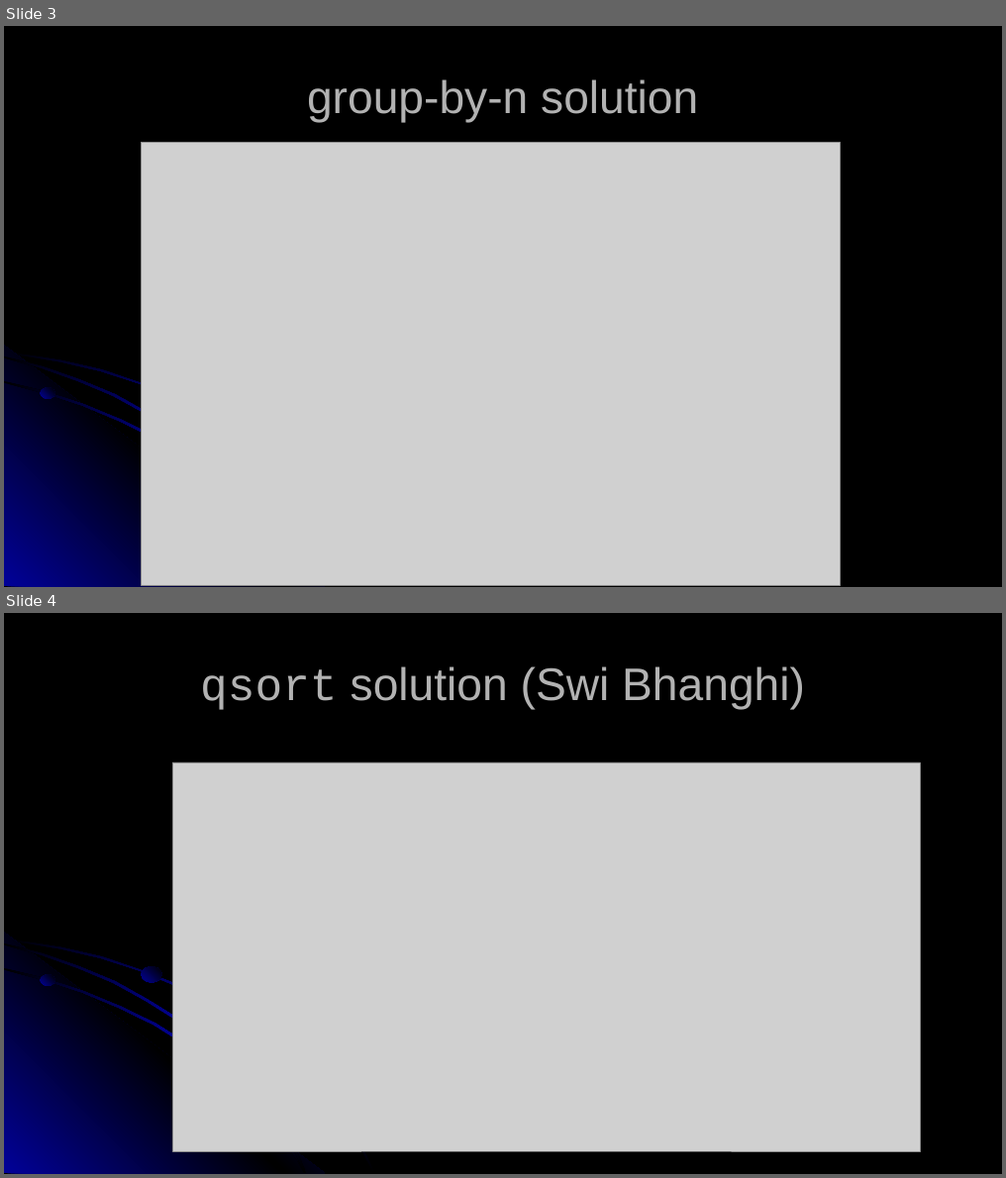
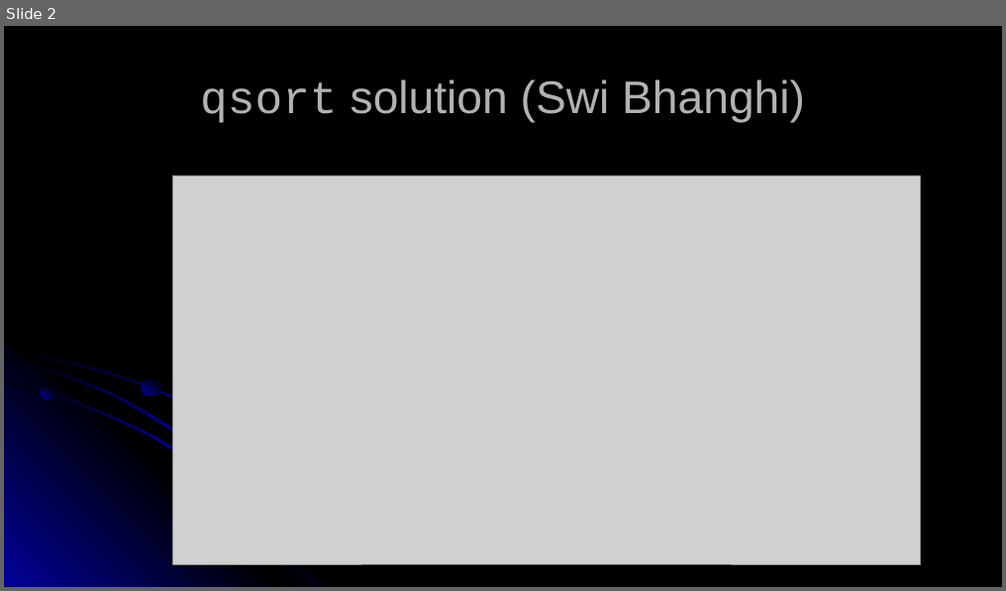
Before and after one commit to RHIT-CSSE/csse304, a slide deck: ClassMaterials/OOP/09-OOP-202120.pptx. Shown one above the other, each under a label of ours: slides 3 and 4 before the commit, slide 2 after it. The pictures are 1006x1178 and 1006x591 pixels, drawn with LibreOffice and Linux fonts; fonts in the diff are those of the drawing; grey boxes stand for pictures. Boxes give left, top, right and bottom in pixels: in the first picture for what was removed or moved away, otherwise in the second. Text is boxed around its words. In the diff, an @@ line names an element or a change of style, - is before the commit and + after.

```diff
--- a/ClassMaterials/OOP/09-OOP-202120.pptx
+++ b/ClassMaterials/OOP/09-OOP-202120.pptx
@@ slide 3 removed at (4,26,1002,587), background #000000; not listed: 6 template elements that a slide beside it also shows @@
@@ title removed at (307,79,698,123) @@
-group-by-n solution
@@ picture removed at (141,142,840,586) @@
@@ what was slide 4 is now slide 2 @@
```
Also in this commit, not shown: 1 slide changed, 1 other slide removed, 1 other file.
